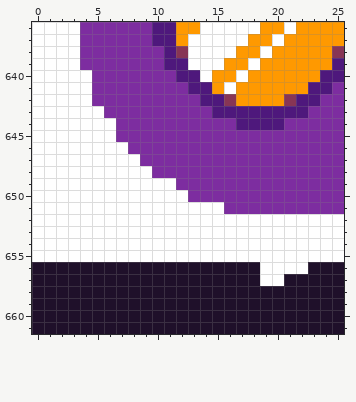
Pixel-art file: design/mockup.ase. That is the earlier state.
412x824 pixels, 1 frame. Colours within 5 levels of each other are drawn and written as one. Shown: x 0..25, y 636..661. The commit also changed other parts of the picture, which this record leaves out.
And afterwards:
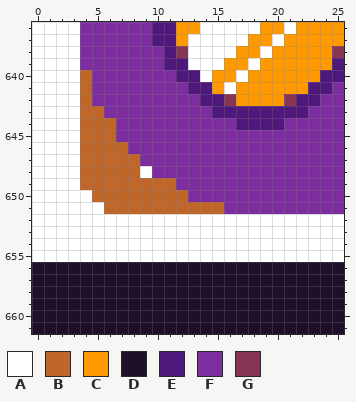
Palette (. is transparent): A #ffffff  B #c16629  C #ff9900  D #1f102a  E #4e187c  F #7d2da0  G #873555
The edit:
{"change": "layer \"count\" now shown"}
{"change": "layer \"Layer 10\" now hidden"}
{"y":640,"x":4,"old":"A","new":"B"}
{"y":641,"x":4,"old":"A","new":"B"}
{"y":642,"x":4,"old":"A","new":"B"}
{"y":643,"x":4,"old":"AA","new":"BB"}
{"y":644,"x":4,"old":"AAA","new":"BBB"}
{"y":645,"x":4,"old":"AAA","new":"BBB"}
{"y":646,"x":4,"old":"AAAA","new":"BBBB"}
{"y":647,"x":4,"old":"AAAAA","new":"BBBBB"}
{"y":648,"x":4,"old":"AAAAA","new":"BBBBB"}
{"y":649,"x":4,"old":"AAAAAAAA","new":"BBBBBBBB"}
{"y":650,"x":5,"old":"AAAAAAAA","new":"BBBBBBBB"}
{"y":651,"x":6,"old":"AAAAAAAAAA","new":"BBBBBBBBBB"}
{"y":656,"x":19,"old":"AAAA","new":"DDDD"}
{"y":657,"x":19,"old":"AA","new":"DD"}
{"label":"changed","picture_box":[80,70,308,286]}
